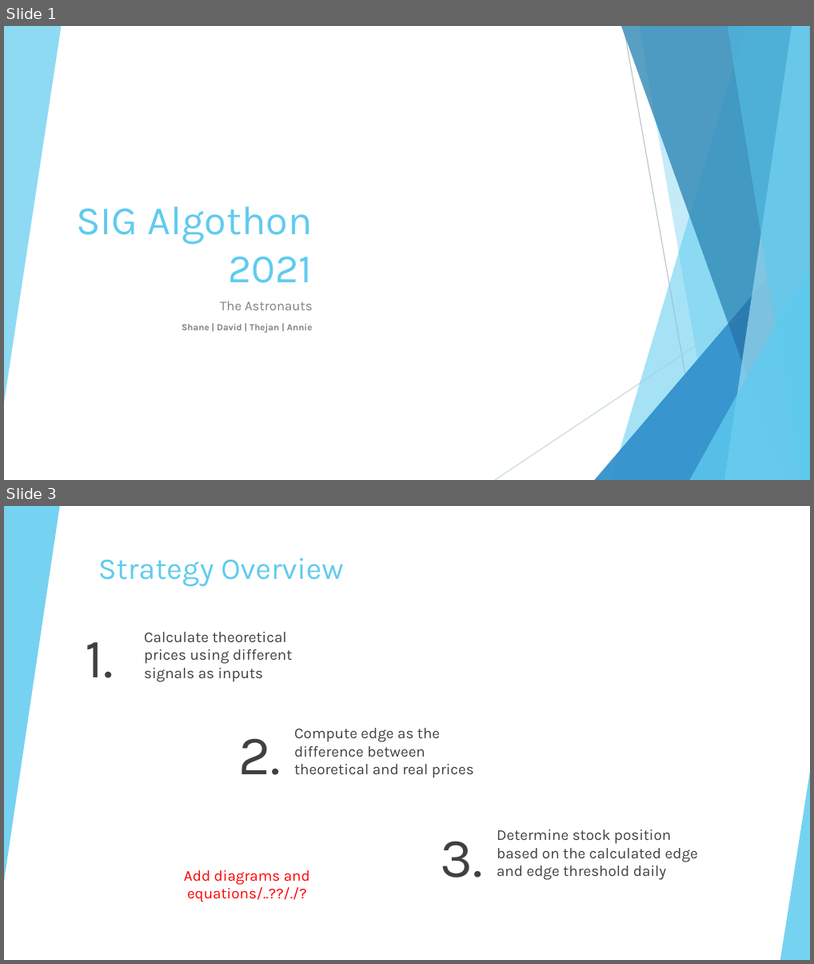
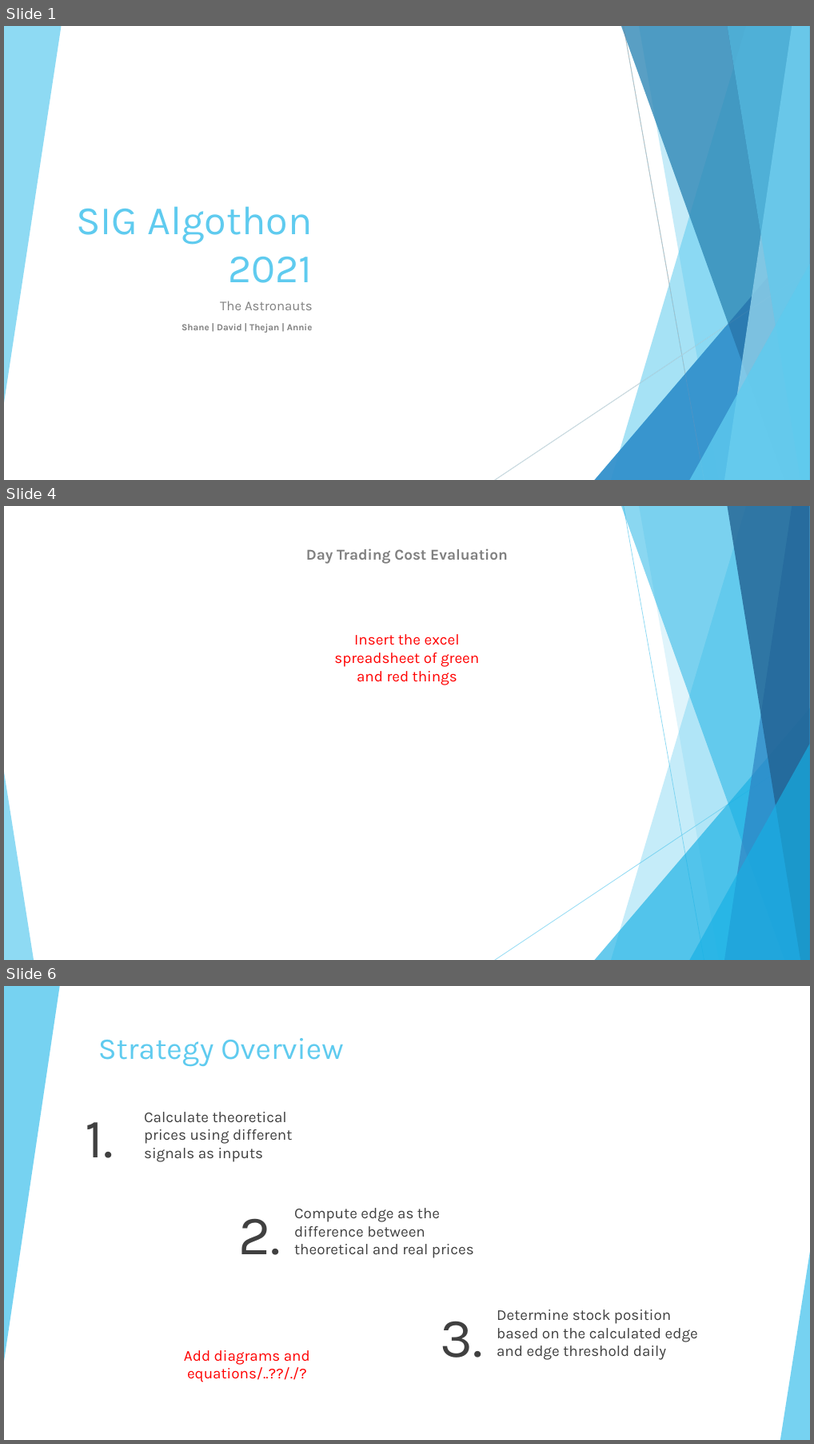
Before and after one commit to xhua7999/Astronauts---Sig-Algothon-2021, a slide deck: Astronauts_sig.pptx. Shown one above the other, each under a label of ours: slides 1 and 3 before the commit, slides 1, 4 and 6 after it; the slides between them are not shown. The pictures are 814x964 and 814x1444 pixels, drawn with LibreOffice and Linux fonts; fonts in the diff are those of the drawing; background and template pictures are left out. Boxes give left, top, right and bottom in pixels: in the first picture for what was removed or moved away, otherwise in the second. Text is boxed around its words. In the diff, an @@ line names an element or a change of style, - is before the commit and + after.

```diff
--- a/Astronauts_sig.pptx
+++ b/Astronauts_sig.pptx
@@ slide 4 added at (4,506,810,960), background #FFFFFF; not listed: 10 template elements that a slide beside it also shows @@
@@ text added at (306,548,508,564), 18 pt, text #808080, bold @@
+Day Trading Cost Evaluation
@@ text added at (334,634,479,685), 18 pt, text #FF0000 @@
+Insert the excel spreadsheet of green and red things
@@ what was slide 3 is now slide 6 @@
```
Also in this commit, not shown: 1 slide changed, 2 other slides added.
